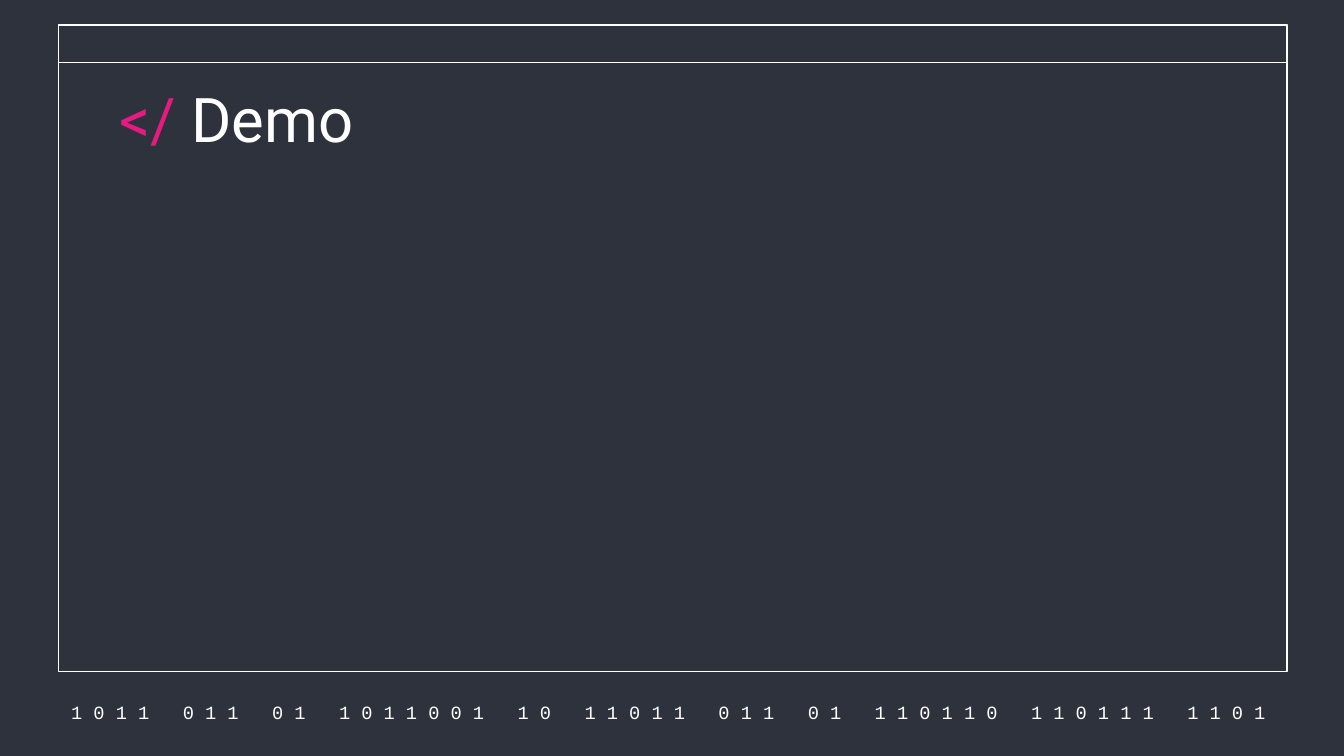
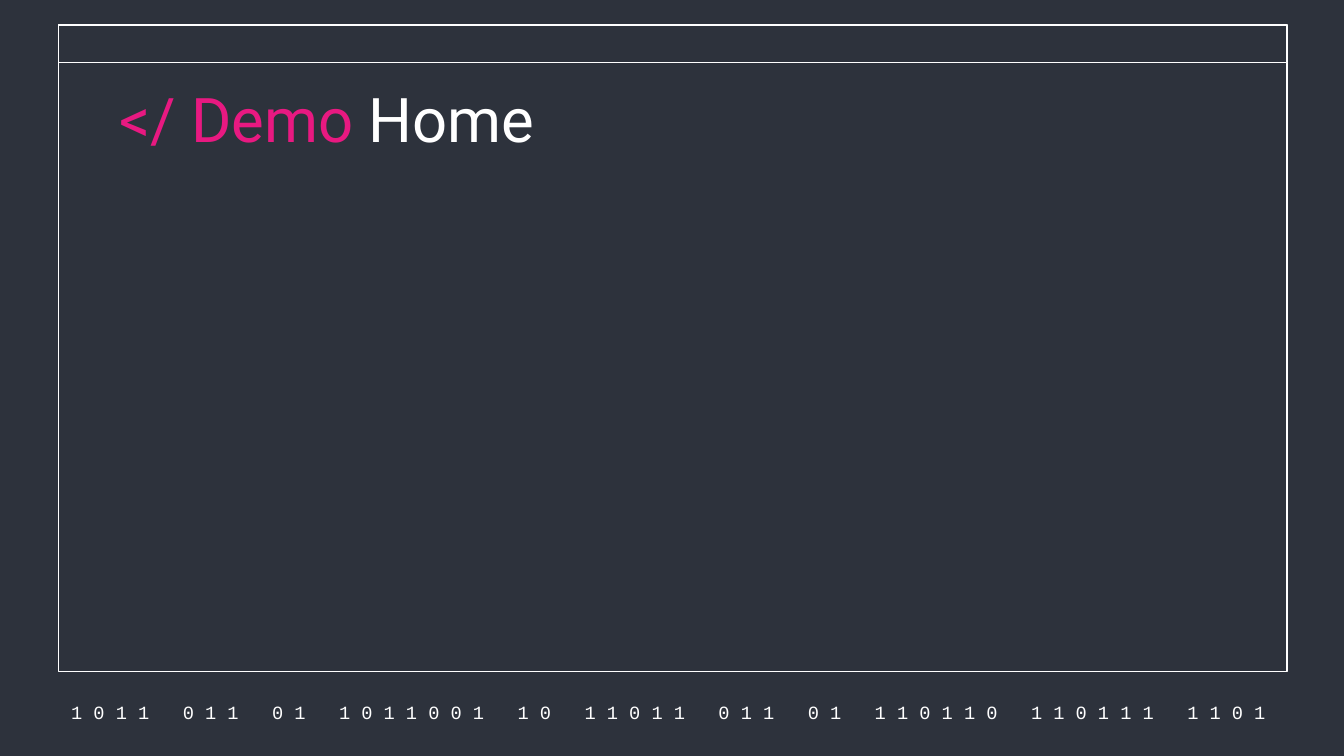
Before and after one commit to juancasthgo/Capstone-MusicPro, a slide deck: slide 6 of Fase 2/Evidencias Proyecto/Presentacion Proyecto/Presentacion Sistema.pptx (slide 7 before the commit). Drawn at 1344x756 pixels with LibreOffice and Linux fonts; fonts in the diff are those of the drawing. Boxes give left, top, right and bottom in pixels: in the first picture for what was removed or moved away, otherwise in the second. Text is boxed around its words. In the diff, an @@ line names an element or a change of style, - is before the commit and + after.

```diff
--- a/Fase 2/Evidencias Proyecto/Presentacion Proyecto/Presentacion Sistema.pptx
+++ b/Fase 2/Evidencias Proyecto/Presentacion Proyecto/Presentacion Sistema.pptx
@@ title at (191, 98, 535, 143): text changed; text colour #FFFFFF to #E81981 @@
-</ Demo
+</ Demo Home
```
Also in this commit, not shown: 2 other slides changed, 2 slides added.
